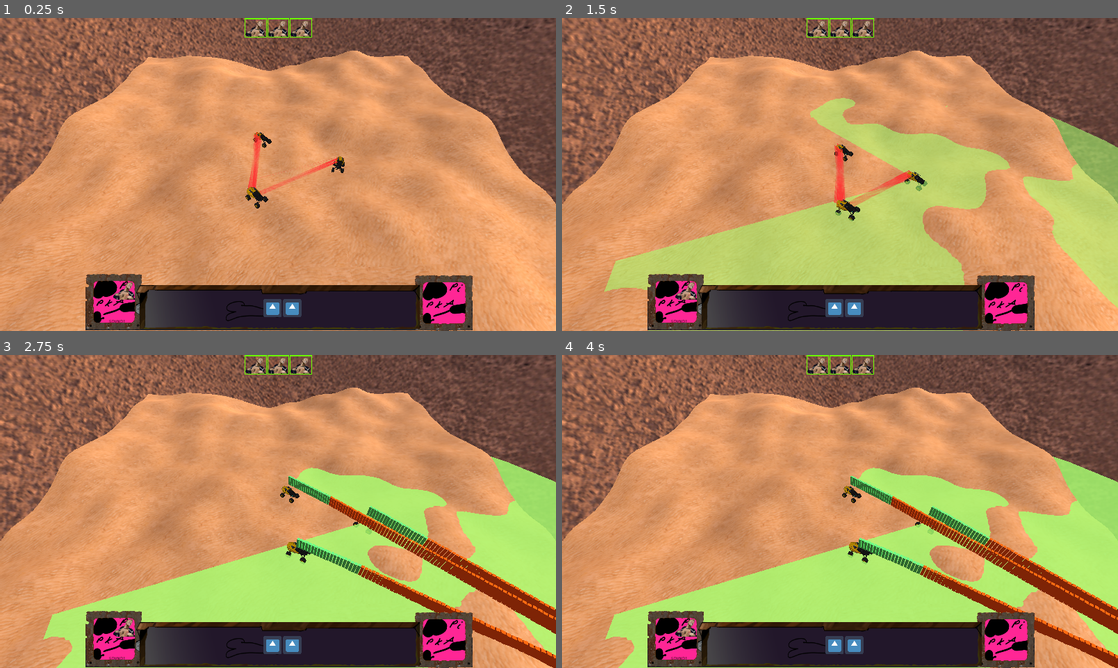
Above: before the commit, frames 1-4 (two rows, left to right).
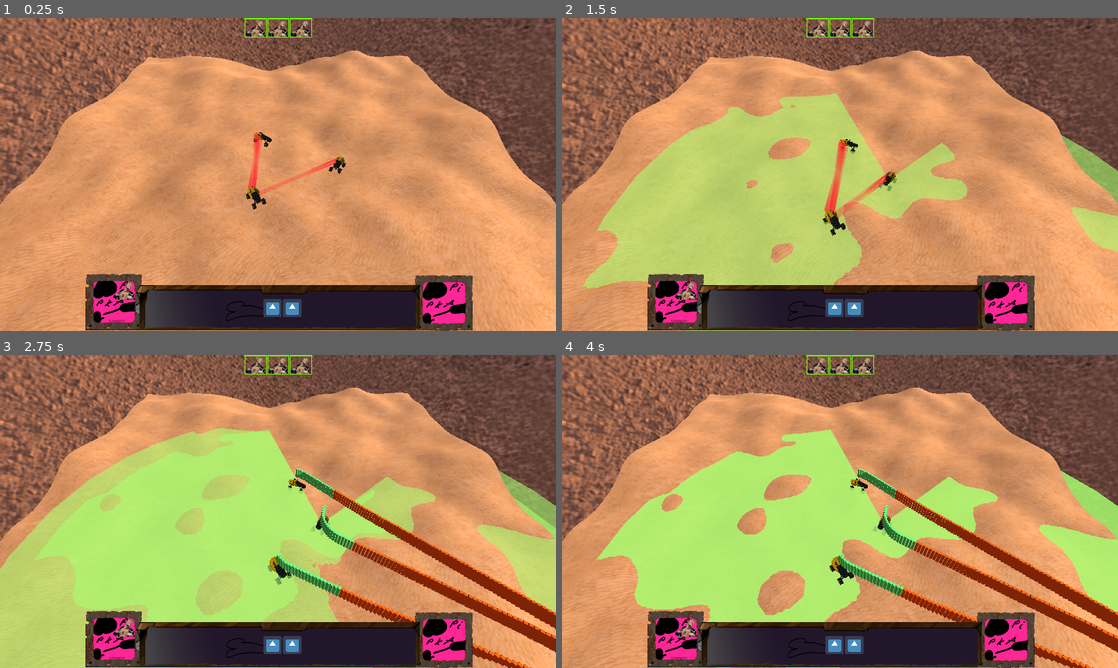
Above: after the commit, the same moments.

Repository: RealmHost002/game_about_desert_and_corovans
Game: Godot game, scene res://main.tscn
Two runs of this game, one before a commit and one after it. Both use one fixed random seed, a clock stepped at 60 frames per second and the inputs below. The engine's default icon, where the game draws it, is replaced by a stand-in: a white triangle on a blue panel in a dark square.
Inputs (mouse positions are in pixels of both pictures, inside the frame that each line leads up to):
- Up to frame 1 (0.25 s): no input
- Up to frame 2 (1.5 s): click (817, 27) at 0.52 s; click (834, 309) at 1.27 s
- Up to frame 3 (2.75 s): click (289, 646) at 2.02 s
- Up to frame 4 (4 s): click (817, 364) at 2.77 s; click (834, 646) at 3.5 s

The runs differ from the first frame. In frame 1, 0.2% of the frame differs, in the area x 44-63%, y 36-62%; in frame 2, 26%; in frame 3, 40%, in the area x 0-100%, y 23-100%; in frame 4, 31%.

Commit message:
Area rotatioans

Diff:
--- a/car.gd
+++ b/car.gd
@@ -29,8 +29,10 @@
 func _process(delta):
 	print(self.global_transform.origin.y)
 	forward = (get_node("dirs/forward").global_transform.origin - self.global_transform.origin).normalized()
+#	destination.y = 0.0
 	var angle_to_destination = forward.angle_to(destination - self.global_transform.origin)
-	self.rotate(Vector3(0,1,0), sign(forward.cross(destination - self.global_transform.origin).y) * delta * clamp(angle_to_destination, 0.5, 1) * rotation_speed)
+#	destination.y = 2
+#	self.rotate(Vector3(0,1,0), sign(forward.cross(destination - self.global_transform.origin).y) * delta * clamp(angle_to_destination, 0.5, 1) * rotation_speed)
 	self.global_transform.origin += forward * delta * speed
 	if image:
 		var s_height = 0
--- a/models/weapons/area_material.tres
+++ b/models/weapons/area_material.tres
@@ -15,11 +15,15 @@
 uniform vec3 uv2_offset;
 uniform vec2 death_zone1;
 uniform vec2 death_zone2;
-
+//uniform sampler2D noize_tex;
 
 
 void vertex() {
 	UV=UV*uv1_scale.xy+uv1_offset.xy;
+
+//	vec2 world_pos = ((PROJECTION_MATRIX * WORLD_MATRIX) * vec4(VERTEX, 1.0) * inverse(PROJECTION_MATRIX)).xy;
+//	vec4 u = texture(noize_tex, world_pos);
+//	VERTEX.y += u.r * 1.0;
 }
 
 
--- a/scripts/weapons/weapon.gd
+++ b/scripts/weapons/weapon.gd
@@ -71,9 +71,7 @@
 
 func activate():
 	constants.input_mode = 'target_select'
-
-#	get_node("area").global_transform.
-#	get_node("area").rotation_degrees.z = 0
+	get_node("area").global_transform.basis = Basis(Vector3(1,0,0), Vector3(0,1,0), Vector3(0,0,1))
 	get_node("area").get_surface_material(0).set_shader_param("death_zone1", death_zone)
 	get_node("area").show()
 	get_node("area").scale = Vector3(distance, distance, distance)
